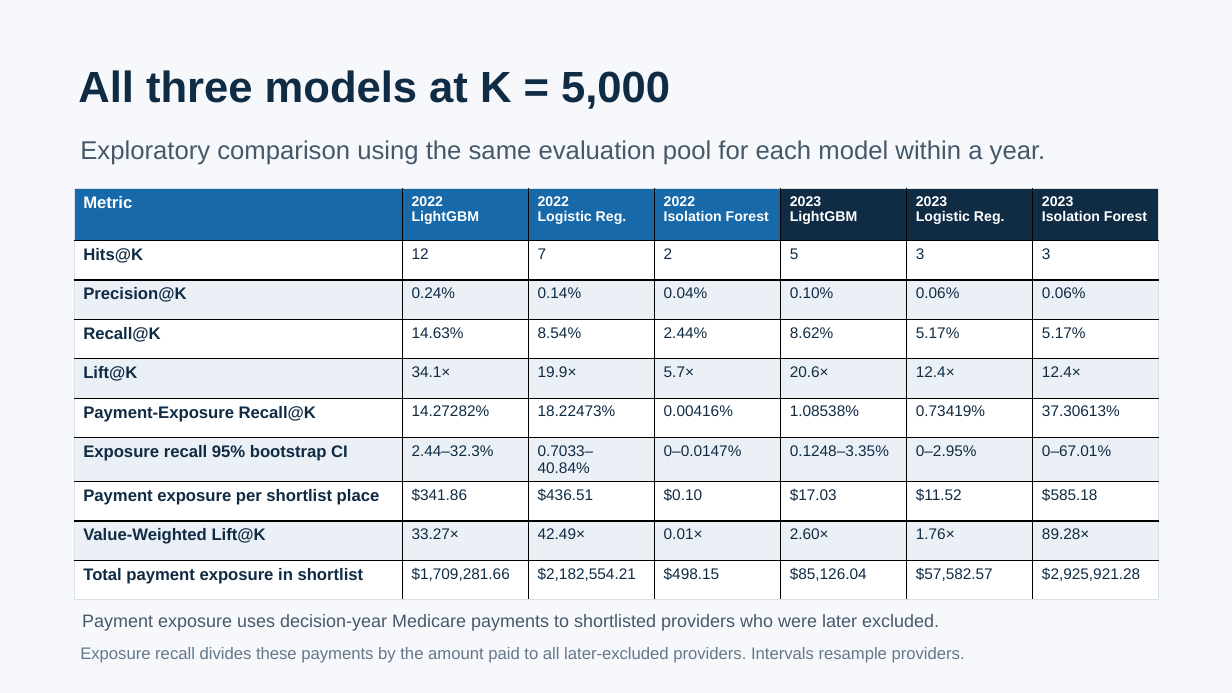
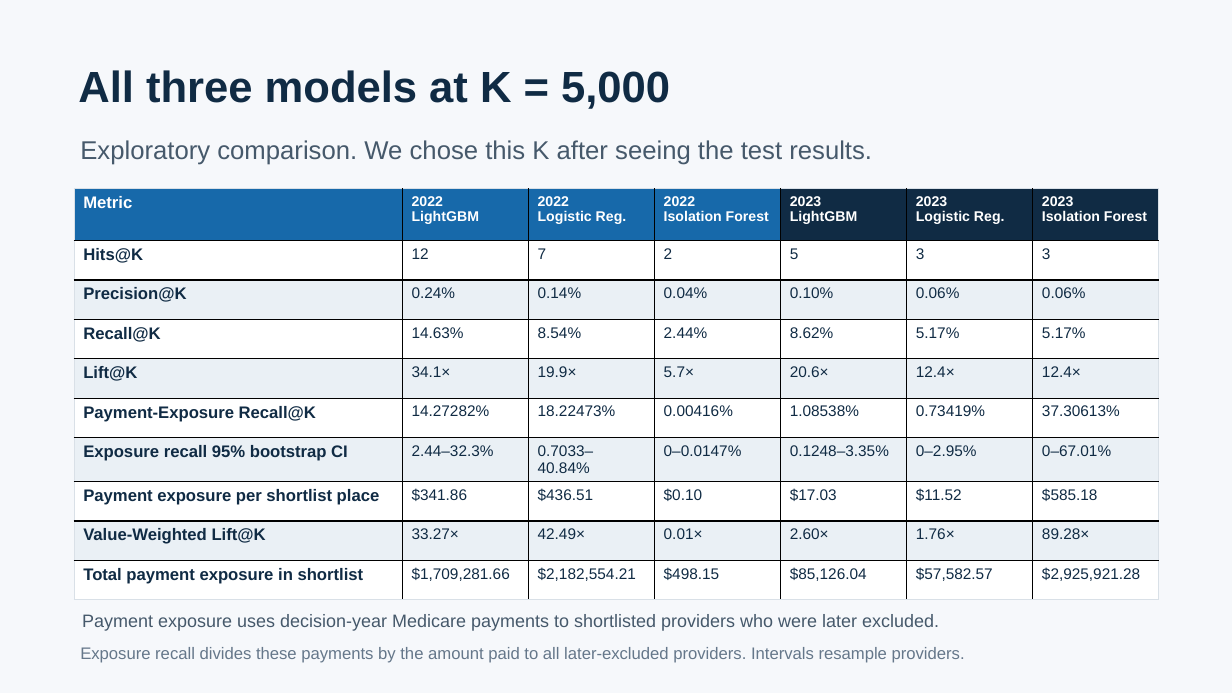
Before and after one commit to 23f2005056/mlba, a slide deck: slide 2 of presentation_figures/FraudLens_P4_Evaluation_ThreeSlides.pptx. Drawn at 1232x693 pixels with LibreOffice and Linux fonts; fonts in the diff are those of the drawing. Boxes give left, top, right and bottom in pixels: in the first picture for what was removed or moved away, otherwise in the second. Text is boxed around its words. In the diff, an @@ line names an element or a change of style, - is before the commit and + after.

Commit message:
Clarify exploratory P4 workload and pilot recommendation

```diff
--- a/presentation_figures/FraudLens_P4_Evaluation_ThreeSlides.pptx
+++ b/presentation_figures/FraudLens_P4_Evaluation_ThreeSlides.pptx
@@ text at (80, 140, 872, 165): text changed @@
-Exploratory comparison using the same evaluation pool for each model within a year.
+Exploratory comparison. We chose this K after seeing the test results.
```
Also in this commit, not shown: 1 other slide changed, 5 other files.
